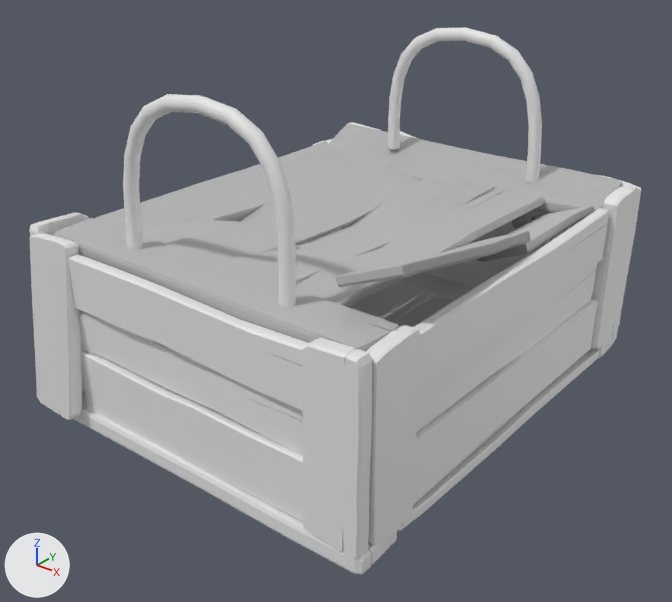
The FBX model Assets/Assets/Destructibles/Woodbox2/Damage/Woodbox2_Damaged02.fbx: old version first, new version second.
The view is the same before and after, from a 50 mm lens placed at (0.633, -0.787, 0.561), pointed at (0.014, -0.013, 0.081). The axes (+X, +Y, +Z) are drawn at lower left. The lights are the same throughout. Where no turn or scale is listed for an object, it has been applied to the vertices. Vertices at the same position are counted once.
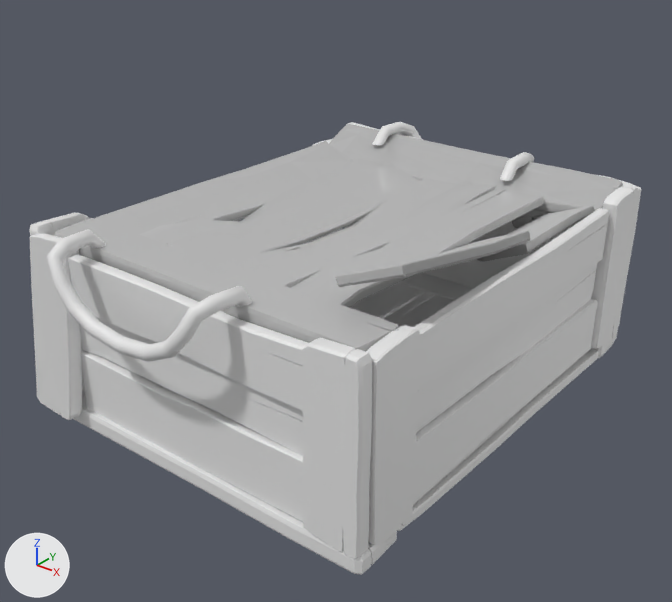
Where the newer file only moved an object's origin or applied its transform, the numbers keep the older frame.

Pixel boxes [x1, y1, x2, y2] of what changed, in the pictures (672 x 602 px):
'rope_right003', moved, rescaled (18% wider, 37% shorter): before [123, 94, 296, 307]; after [47, 229, 252, 362]
'rope_right004', moved, rescaled: before [388, 27, 542, 182]; after [372, 122, 534, 181]

The change, as a diff of the scene's bpy script:
```diff
--- a/Assets/Assets/Destructibles/Woodbox2/Damage/Woodbox2_Damaged02.fbx.py
+++ b/Assets/Assets/Destructibles/Woodbox2/Damage/Woodbox2_Damaged02.fbx.py
@@ me_mesh_003 @@
 me_mesh_003.from_pydata(...)  # 180 vertices, 168 faces; spans x -8.3..14.9, y -1.5..0.8, z -7.2..10.8
 # used by ob_rope_right004; location = (-0.026, 0.262, 0.251); scale = (0.01, 0.01, 0.01)
+# me_mesh_003 part 2: the whole mesh is scaled about the mesh origin by (0.00997, -0.0171, -0.00314)
@@ me_mesh_002 @@
 me_mesh_002.from_pydata(...)  # 180 vertices, 168 faces; spans x -8.3..14.9, y -0.8..1.5, z -7.2..10.8
 # used by ob_rope_right003; location = (-0.026, -0.212, 0.251); scale = (0.01, 0.01, 0.01)
+# me_mesh_002 part 1: the whole mesh is scaled about the mesh origin by (0.01, -0.0158, -0.00338)
@@ ob_rope_right004 @@
 ob_rope_right004 = bpy.data.objects.new('rope_right004', me_mesh_003)
-ob_rope_right004.location = (-0.026, 0.262, 0.251)
-ob_rope_right004.scale = (0.01, 0.01, 0.01)
+ob_rope_right004.location = (-0.054, 0.257, 0.251)
@@ ob_rope_right003 @@
 ob_rope_right003 = bpy.data.objects.new('rope_right003', me_mesh_002)
-ob_rope_right003.location = (-0.026, -0.212, 0.251)
-ob_rope_right003.scale = (0.01, 0.01, 0.01)
+ob_rope_right003.location = (-0.059, -0.232, 0.194)
```
